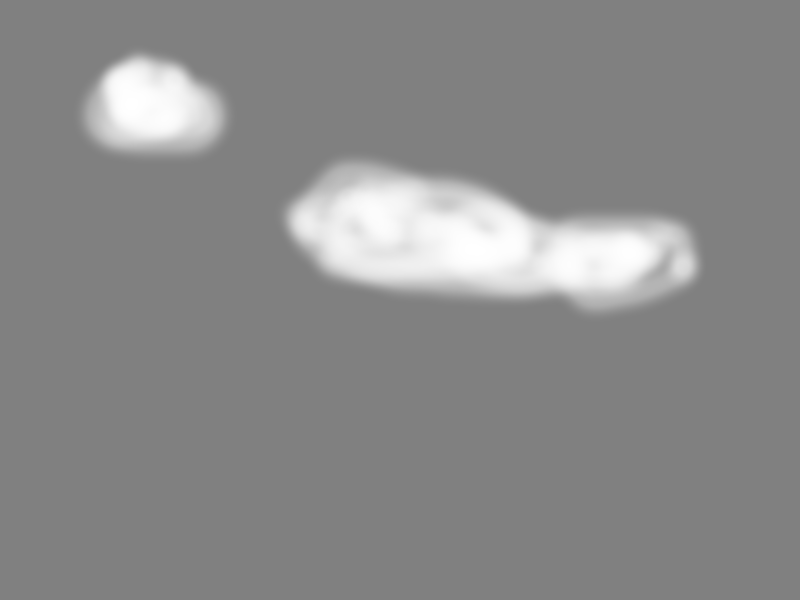
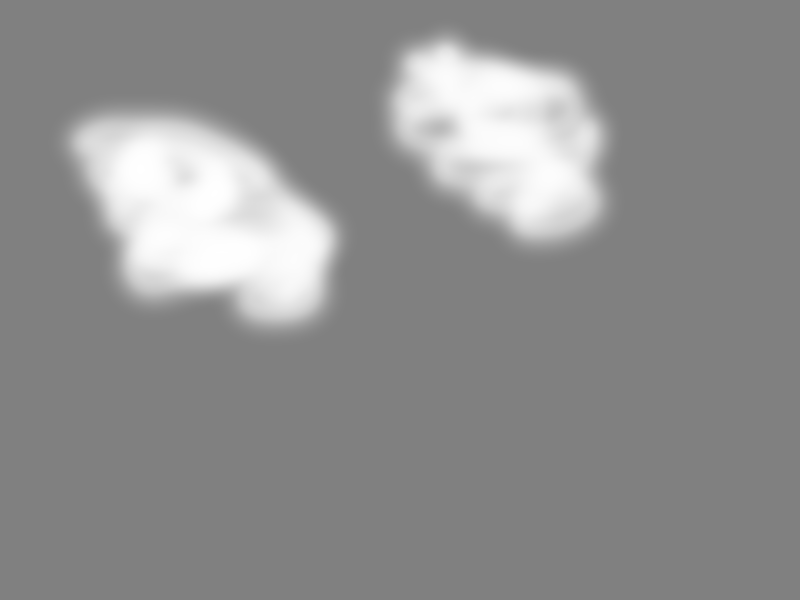
Comparing the layer stacks of the two 800px x 600px images. Changes:
added layer "Layer #2" above "Layer" over [53, 23, 627, 342]
hid "Layer" over [72, 43, 705, 323]
hid "Layer #1", painted on it over [62, 103, 532, 300]
